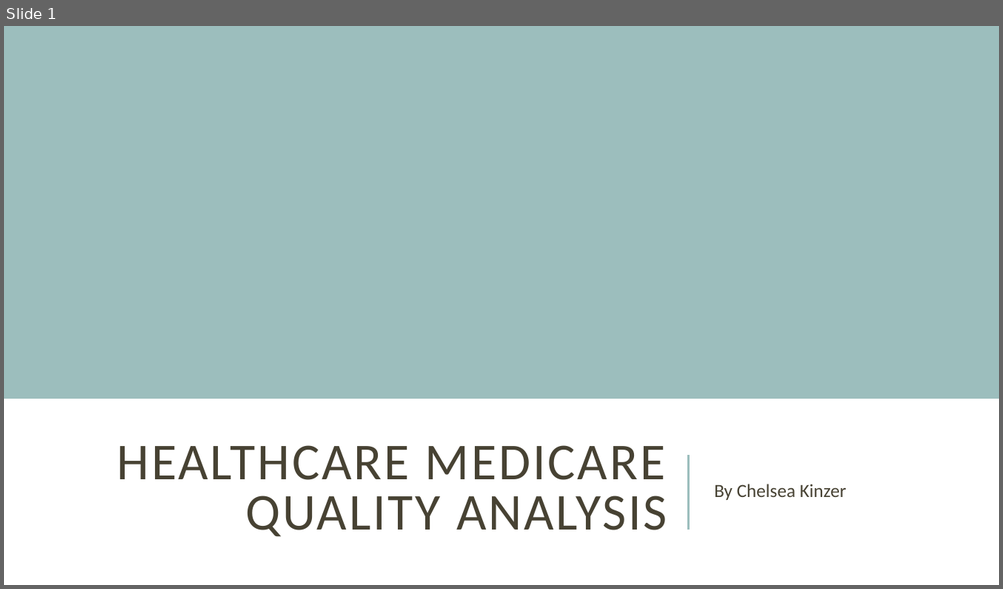
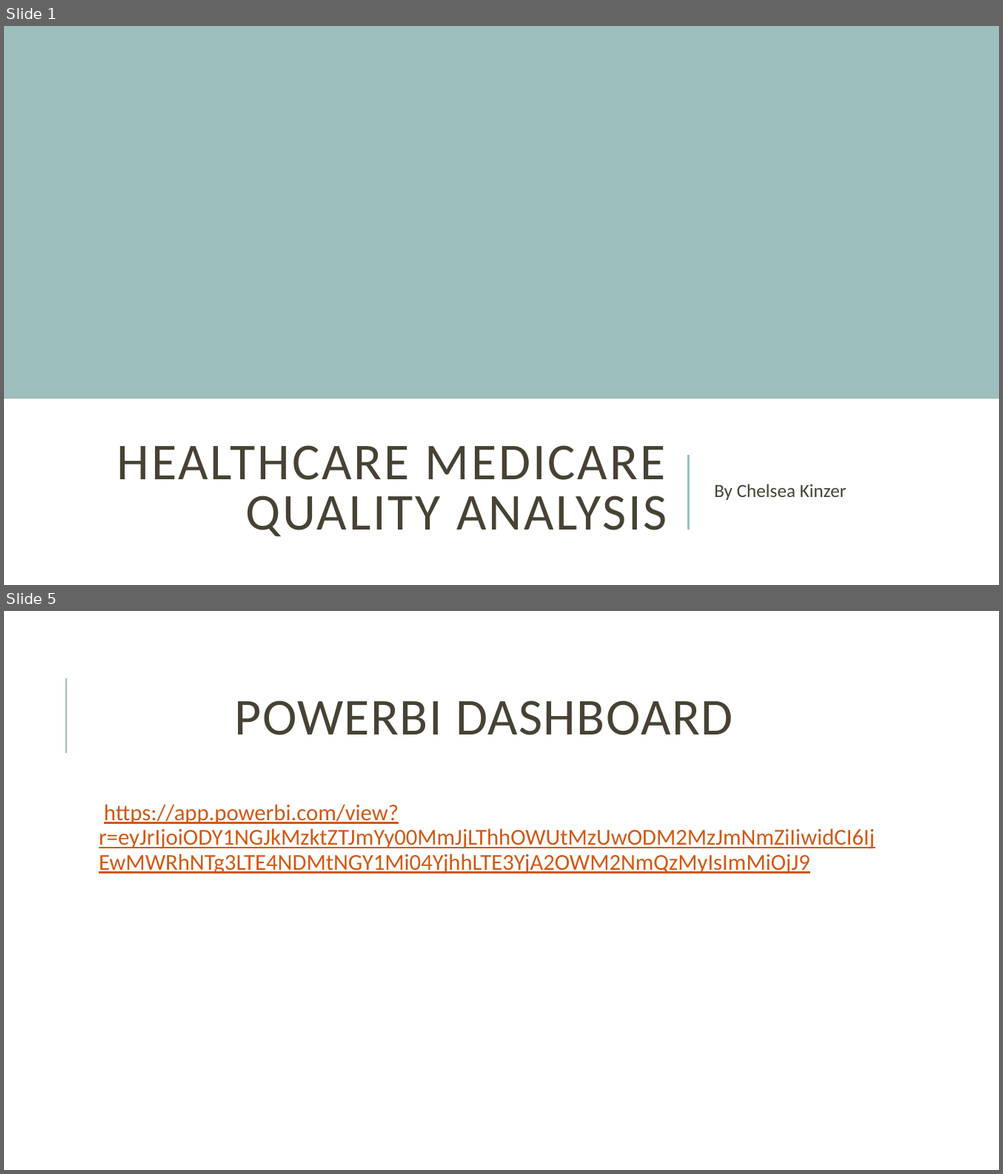
Before and after one commit to ckinzer05/healthcare-Readmission-nss-capstone-2019, a slide deck: Healthcare Medicare Quality Analysis.pptx. Shown one above the other, each under a label of ours: slide 1 before the commit, slides 1 and 5 after it; the slides between them are not shown. The pictures are 1003x589 and 1003x1174 pixels, drawn with LibreOffice and Linux fonts; fonts in the diff are those of the drawing. Boxes give left, top, right and bottom in pixels: in the first picture for what was removed or moved away, otherwise in the second. Text is boxed around its words. In the diff, an @@ line names an element or a change of style, - is before the commit and + after.

```diff
--- a/Healthcare Medicare Quality Analysis.pptx
+++ b/Healthcare Medicare Quality Analysis.pptx
@@ slide 5 added at [4, 611, 999, 1170], background #FFFFFF @@
@@ line added from (66, 753) to (66, 678), #9CBEBD 1.5 pt @@
@@ title added at [235, 701, 732, 735], 50 pt, text #474233 @@
+POWERBI DASHBOARD
@@ text added at [99, 804, 874, 849], 22 pt, text #D25814, underline @@
+  https://app.powerbi.com/view?r=eyJrIjoiODY1NGJkMzktZTJmYy00MmJjLThhOWUtMzUwODM2MzJmNmZiIiwidCI6IjEwMWRhNTg3LTE4NDMtNGY1Mi04YjhhLTE3YjA2OWM2NmQzMyIsImMiOjJ9
```
Also in this commit, not shown: 5 slides changed, 5 slides removed, 2 other files.
